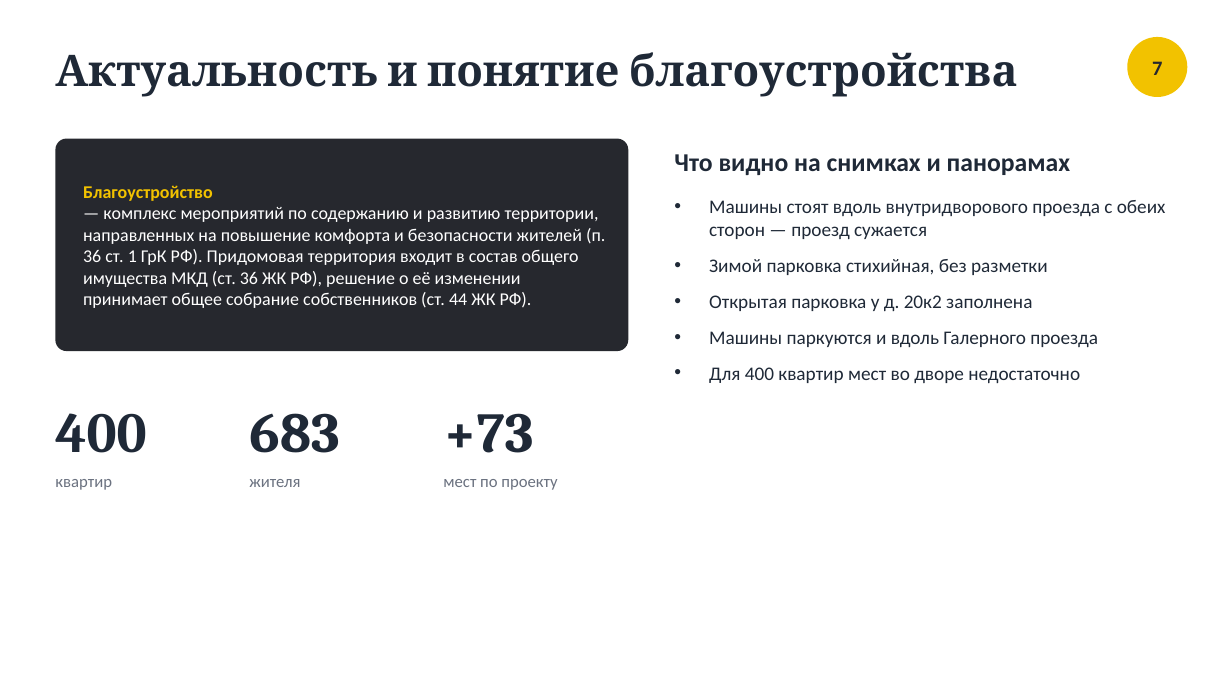
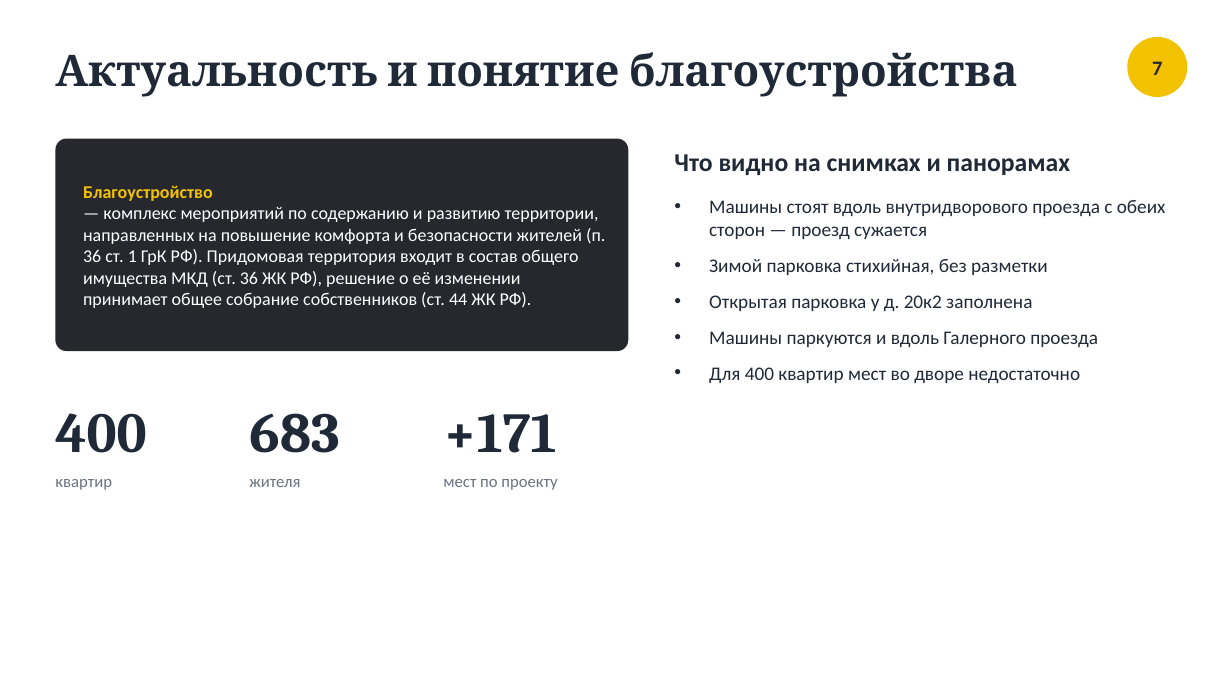
Before and after one commit to shortisshow-prog/mirigrushek, a slide deck: slide 7 of parking/Парковка_Нахимова_20.pptx. Drawn at 1232x693 pixels with LibreOffice and Linux fonts; fonts in the diff are those of the drawing. Boxes give left, top, right and bottom in pixels: in the first picture for what was removed or moved away, otherwise in the second. Text is boxed around its words. In the diff, an @@ line names an element or a change of style, - is before the commit and + after.

```diff
--- a/parking/Парковка_Нахимова_20.pptx
+++ b/parking/Парковка_Нахимова_20.pptx
@@ text at (443, 414, 556, 453): text changed @@
-+73
++171
```
Also in this commit, not shown: 9 other slides changed, 2 other files.
